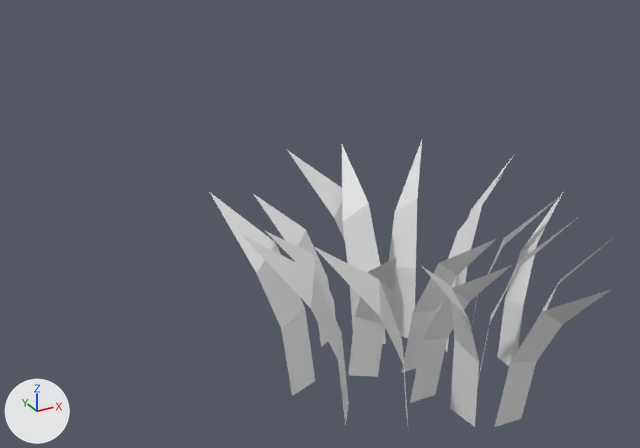
Two versions of the FBX model Assets/Terrain/Grass/Meshes/grass.fbx, one commit apart.
One viewpoint serves both versions: a camera (50 mm lens) standing at (-0.839, -1.159, 0.919) and looking at (0.102, 0.553, 0.063). Every picture has the same lights, and +X, +Y and +Z are marked at lower left. Where no turn or scale is listed for an object, it has been applied to the vertices.

Objects in the first picture: 'Grass'.
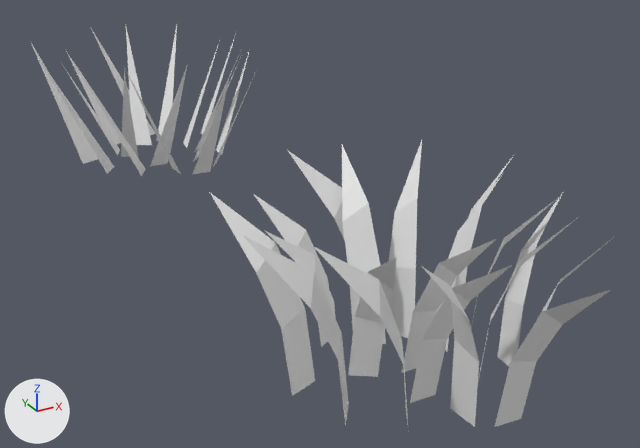
Location of each change, [x1, y1, x2, y2] in pixels of the pictures (640 x 448 px):
'Grass_LOD1', added
    after: [30, 25, 260, 176]

The change, as a diff of the scene's bpy script:
```diff
--- a/Assets/Terrain/Grass/Meshes/grass.fbx.py
+++ b/Assets/Terrain/Grass/Meshes/grass.fbx.py
@@ me_grass_lod1 @@
+me_grass_lod1.from_pydata(...)  # 57 vertices, 19 faces; spans x -0.348..0.336, y -0.36..0.305, z 0.0..0.36
+me_grass_lod1.materials.append(mat_material_001)  # white #e7e7e7
@@ ob_grass_lod1 @@
+ob_grass_lod1 = bpy.data.objects.new('Grass_LOD1', me_grass_lod1)
+ob_grass_lod1.location = (0.0, 1.395, 0.0)
```
